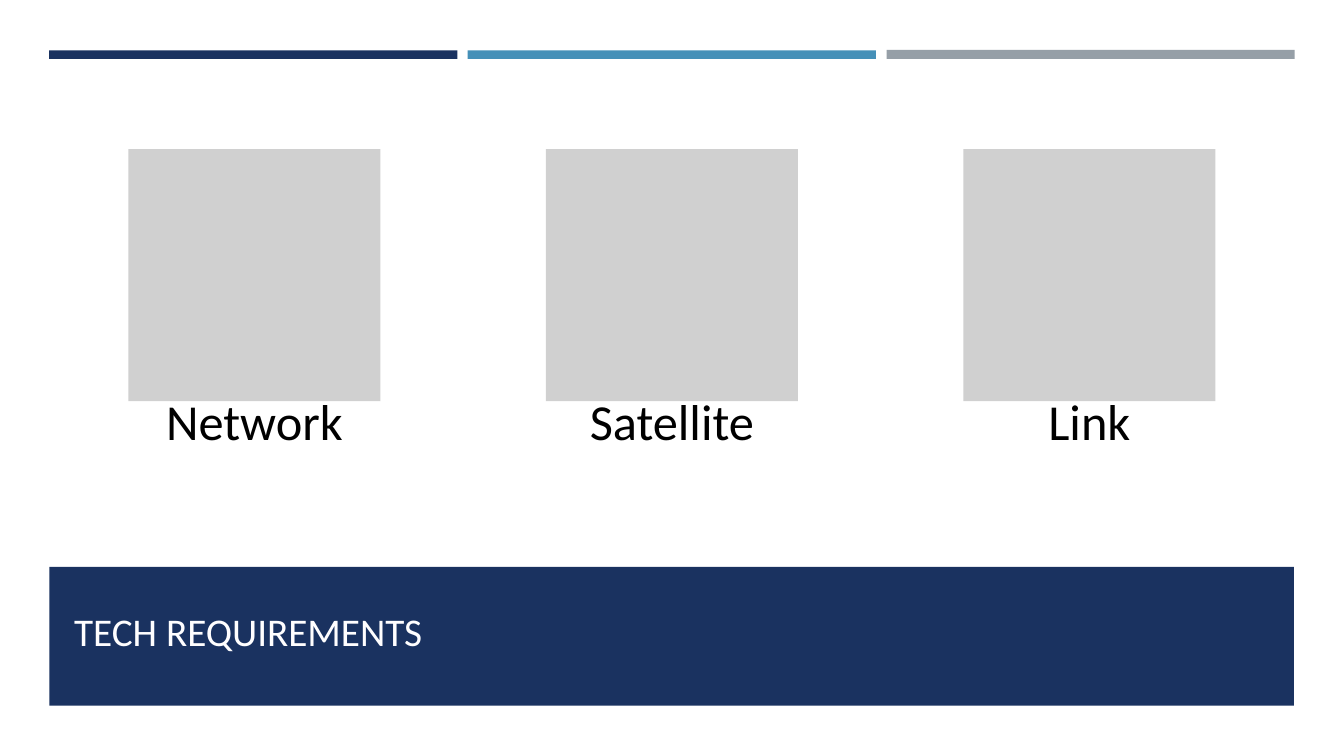
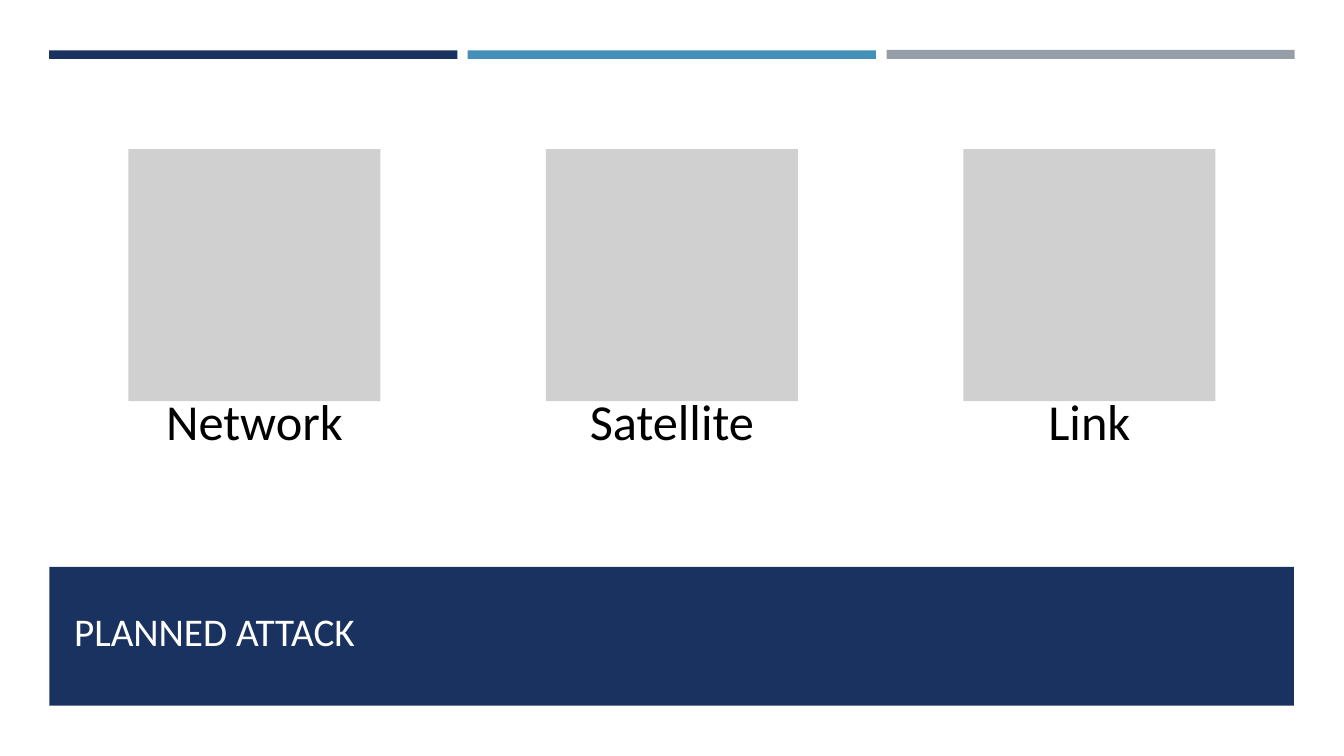
Before and after one commit to LisaJacklin/CS301_Project, a slide deck: slide 2 of CS301_ProjectPresentation.pptx. Drawn at 1344x756 pixels with LibreOffice and Linux fonts; fonts in the diff are those of the drawing; grey boxes stand for pictures. Boxes give left, top, right and bottom in pixels: in the first picture for what was removed or moved away, otherwise in the second. Text is boxed around its words. In the diff, an @@ line names an element or a change of style, - is before the commit and + after.

```diff
--- a/CS301_ProjectPresentation.pptx
+++ b/CS301_ProjectPresentation.pptx
@@ title at (x1=74, y1=620, x2=355, y2=647): text changed @@
-TECH REQUIREMENTS
+PLANNED ATTACK
```
Also in this commit, not shown: 1 other slide changed, 4 slides added, 2 slides removed.
